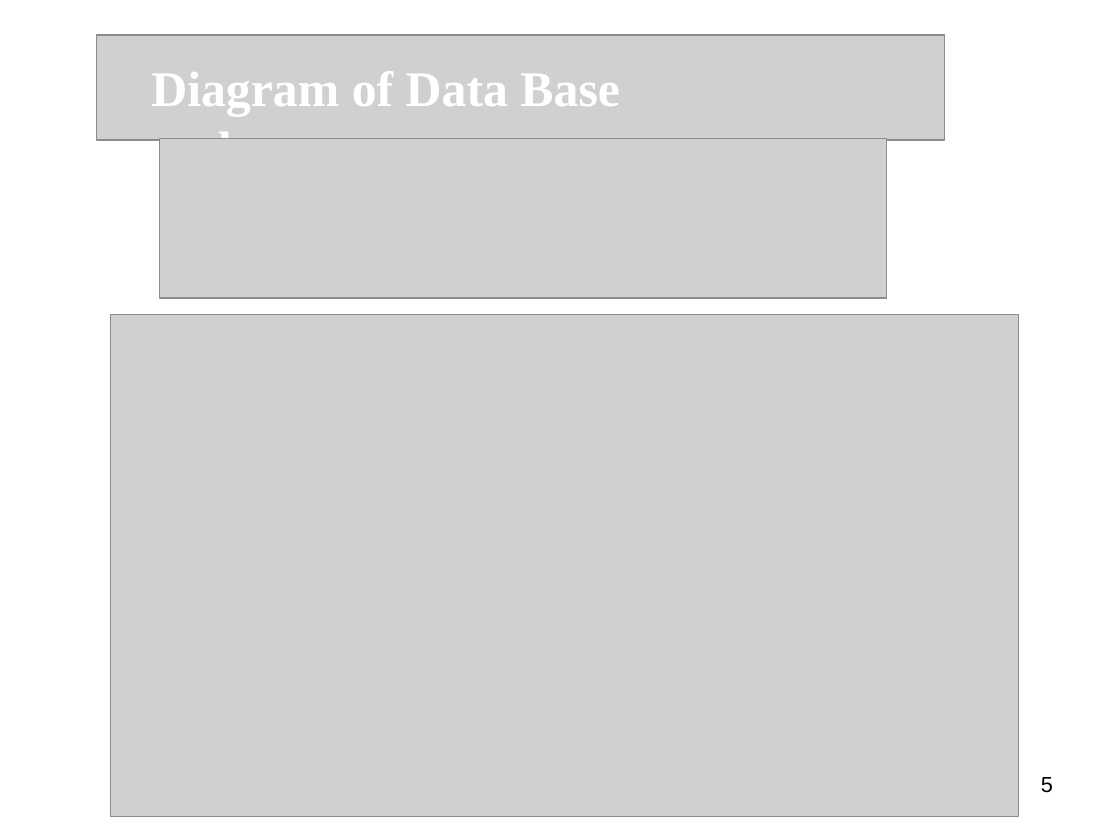
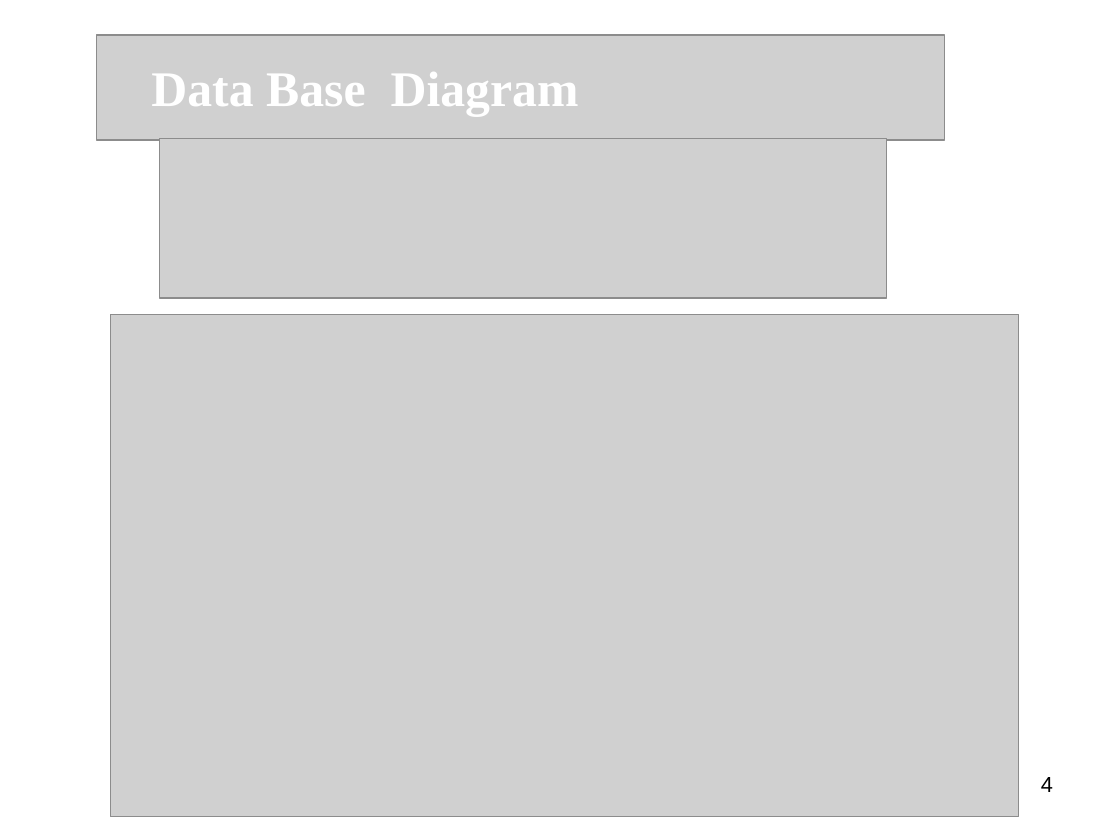
Before and after one commit to MhiraHANA/ipd10-dotnet-project-sales-management, a slide deck: slide 4 of SMS.ppt (slide 5 before the commit). Drawn at 1120x840 pixels with LibreOffice and Linux fonts; fonts in the diff are those of the drawing; grey boxes stand for pictures. Boxes give left, top, right and bottom in pixels: in the first picture for what was removed or moved away, otherwise in the second. Text is boxed around its words. In the diff, an @@ line names an element or a change of style, - is before the commit and + after.

```diff
--- a/SMS.ppt
+++ b/SMS.ppt
@@ text at <box>151,72,579,116</box>: text changed @@
-Diagram of Data Base and
+Data Base Diagram
@@ page number at <box>1041,777,1053,792</box>: text changed @@
-5
+4
```
Also in this commit, not shown: 6 other slides changed, 5 slides added, 3 slides removed, 1 other file.
